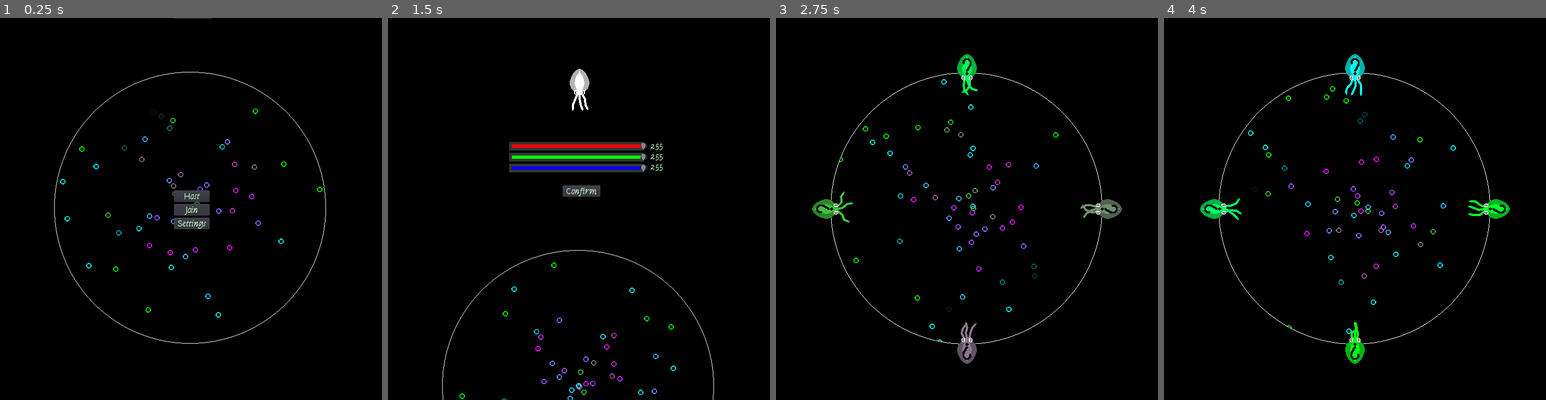
Above: before the commit, frames 1-4 (left to right).
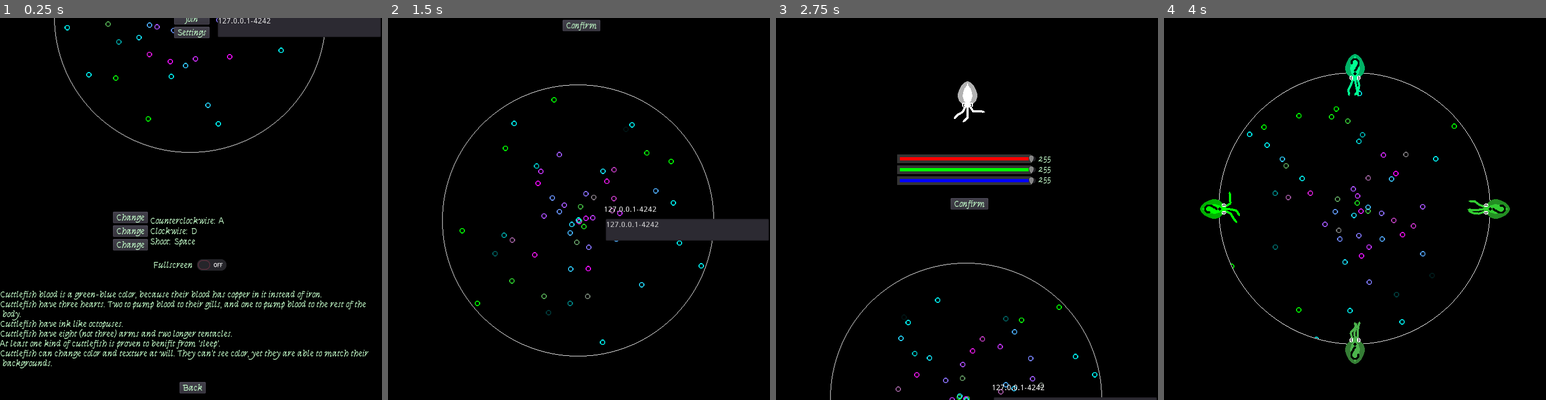
Above: after the commit, the same moments.

Repository: the-alex-g/NetworkedSquidGame
Game: Godot game, scene res://PlayerIntegration/Lobby/Lobby.tscn
The game is run twice, just before and just after one commit, with the same random seed, the same clock (stepped at 60 frames per second) and the same inputs.
Inputs (mouse positions are in pixels of both pictures, inside the frame that each line leads up to):
- Up to frame 1 (0.25 s): no input
- Up to frame 2 (1.5 s): click (579, 197) at 0.5 s, where only the run before the commit has a clickable "Host"; click (579, 18) at 1.25 s, where only the run after the commit has a clickable "Join"
- Up to frame 3 (2.75 s): click "Confirm" at 2 s
- Up to frame 4 (4 s): click (1358, 205) at 2.75 s, where only the run after the commit has a clickable "Confirm"; tap Enter at 3.5 s; hold D (clockwise) from 3.53 s (still down)

The runs differ from the first frame. In frame 1, 9.9% of the frame differs, in the area x 0-100%, y 0-99%; in frame 2, 7.8%; in frame 3, 6.1%; in frame 4, 2.2%.
Error after the commit: Invalid get index '2' (on base: 'Array'). (res://PlayerIntegration/Lobby/Lobby.gd:15)

Commit message:
Make local online networking work

Diff:
--- a/project/PlayerIntegration/Lobby/Lobby.gd
+++ b/project/PlayerIntegration/Lobby/Lobby.gd
@@ -2,10 +2,17 @@
 
 enum Inputchange {COUNTER, CLOCK, SHOOT, NONE}
 
+export var _separation_character := "-"
+
 var _error
 var _input_change = Inputchange.NONE
+var _port := 0
+var _code
 
 func _ready():
+	randomize()
+	_port = _generate_port()
+	$Address.text = str(IP.get_local_addresses()[2]+_separation_character+str(_port))
 	$Camera2D.position = Vector2.ZERO
 	_error = get_tree().connect("connected_to_server", self, "_connected_to_server")
 	_error = get_tree().connect("connection_failed", self, "_connection_failed")
@@ -27,6 +34,7 @@
 				_input_change = Inputchange.NONE
 
 func _process(_delta):
+	_code = $TextEdit.text
 	$HBoxContainer/VBoxContainer2/Counterclockwise.text = "Counterclockwise: "+get_key(InputMap.get_action_list("counterclockwise"))
 	$HBoxContainer/VBoxContainer2/Clockwise.text = "Clockwise: "+get_key(InputMap.get_action_list("clockwise"))
 	$HBoxContainer/VBoxContainer2/Shoot.text = "Shoot: "+get_key(InputMap.get_action_list("shoot"))
@@ -40,7 +48,7 @@
 
 func _on_Host_pressed():
 	var network := NetworkedMultiplayerENet.new()
-	_error = network.create_server(4242, 4)
+	_error = network.create_server(_port, 4)
 	if _error != OK:
 		print("server creation failed: "+str(_error))
 	else:
@@ -51,7 +59,7 @@
 
 func _on_Join_pressed():
 	var network := NetworkedMultiplayerENet.new()
-	_error = network.create_client("127.0.0.1", 4242)
+	_error = network.create_client(_parse_ip(_code), _parse_port(_code))
 	if _error != OK:
 		print("client creation failed: "+_error)
 	else:
@@ -109,3 +117,33 @@
 
 func _on_Fullscreen_toggled(button_pressed:bool):
 	OS.window_fullscreen = button_pressed
+
+func _generate_port()->int:
+	var port := 0
+	for n in 6:
+		var number := randi()%10
+		if n > 0:
+			number *= 10^n
+		port += number*100
+	return port
+
+func _parse_ip(code:String)->String:
+	var ip := ""
+	var selecting := true
+	for c in code:
+		if c == _separation_character:
+			selecting = false
+		if selecting:
+			ip += c
+	return ip
+
+func _parse_port(code:String)->int:
+	var port_string := ""
+	var selecting := false
+	for c in code:
+		if selecting:
+			port_string += c
+		if c == _separation_character:
+			selecting = true
+	var port = int(port_string)
+	return port
--- a/project/PlayerIntegration/Lobby/Lobby.tscn
+++ b/project/PlayerIntegration/Lobby/Lobby.tscn
@@ -236,6 +236,20 @@
 __meta__ = {
 "_edit_use_anchors_": false
 }
+
+[node name="Address" type="Label" parent="."]
+margin_left = 395.0
+margin_top = 321.0
+margin_right = 492.0
+margin_bottom = 335.0
+text = "127.0.0.1-4242"
+
+[node name="TextEdit" type="TextEdit" parent="."]
+margin_left = 399.0
+margin_top = 345.0
+margin_right = 698.0
+margin_bottom = 385.0
+text = "127.0.0.1-4242"
 [connection signal="pressed" from="VBoxContainer/Host" to="." method="_on_Host_pressed"]
 [connection signal="pressed" from="VBoxContainer/Join" to="." method="_on_Join_pressed"]
 [connection signal="pressed" from="VBoxContainer/Settings" to="." method="_on_Settings_pressed"]
